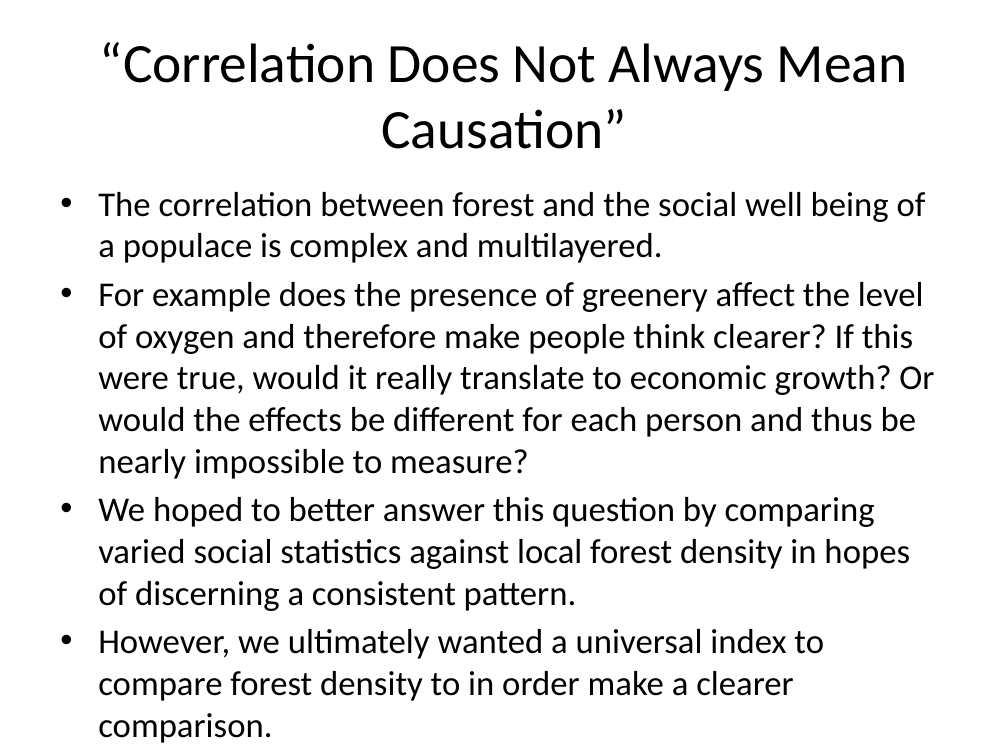
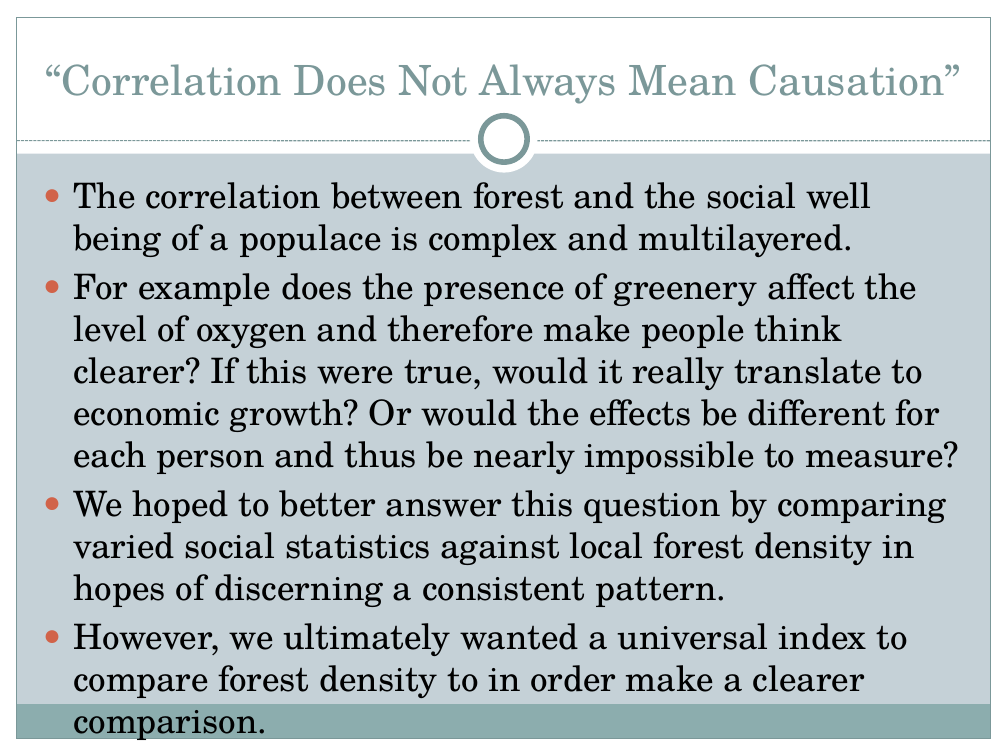
Before and after one commit to Persephone007/Forest-Density-and-Happiness, a slide deck: slide 3 of Does Forest Growth Correlate to Happiness.pptx. Drawn at 1008x756 pixels with LibreOffice and Linux fonts; fonts in the diff are those of the drawing. Boxes give left, top, right and bottom in pixels: in the first picture for what was removed or moved away, otherwise in the second. Text is boxed around its words. In the diff, an @@ line names an element or a change of style, - is before the commit and + after.

Commit message:
Added design template to powerpoint

```diff
--- a/Does Forest Growth Correlate to Happiness.pptx
+++ b/Does Forest Growth Correlate to Happiness.pptx
@@ background #FFFFFF to #C5D1D7 @@
@@ rectangle added at <box>0,0,1008,153</box>, fill #FFFFFF @@
@@ rectangle added at <box>0,0,17,756</box>, fill #FFFFFF @@
@@ rectangle added at <box>17,17,991,739</box>, outline #7C999A 0.75 pt @@
@@ title "“Correlation Does Not Always Mean ...": place and size @@
-title "“Correlation Does Not Always Mean ..." at <box>100,42,908,149</box>
+title "“Correlation Does Not Always Mean ..." at <box>45,64,961,104</box>
@@ title "“Correlation Does Not Always Mean ..." at <box>45,64,961,104</box>: size 39.6 to 29.7 pt, font Calibri to TeX Gyre Schola, text colour #000000 to #7C999A; vertical alignment middle to bottom @@
@@ rectangle added at <box>991,0,1008,756</box>, fill #FFFFFF @@
@@ ellipse added at <box>471,106,538,173</box>, fill #FFFFFF @@
@@ ellipse added at <box>481,116,527,162</box>, fill #FFFFFF, outline #7C999A 4 pt @@
@@ line added from (17, 141) to (991, 141), #7C999A 0.75 pt dashed @@
@@ text "The correlation between forest and ...": place and size @@
-text "The correlation between forest and ..." at <box>98,192,934,659</box>
+text "The correlation between forest and ..." at <box>73,182,959,656</box>
@@ text "The correlation between forest and ..." at <box>73,182,959,656</box>: size 24.8 to 25 pt, font Calibri to TeX Gyre Schola; bullet • to ● @@
@@ rectangle added at <box>16,705,990,739</box>, fill #8CADAE @@
@@ rectangle added at <box>0,739,1008,756</box>, fill #FFFFFF @@
```
Also in this commit, not shown: 18 other slides changed.
